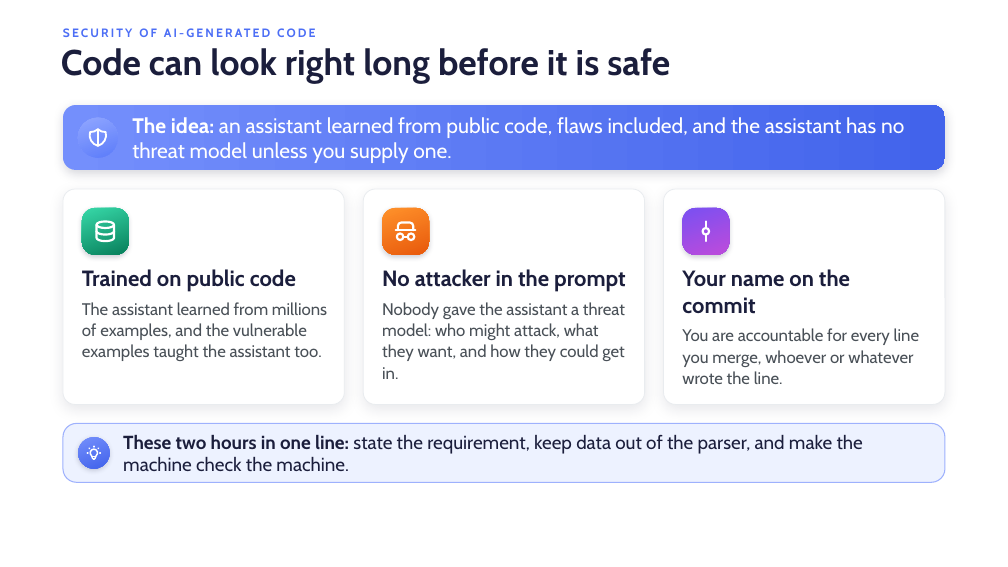
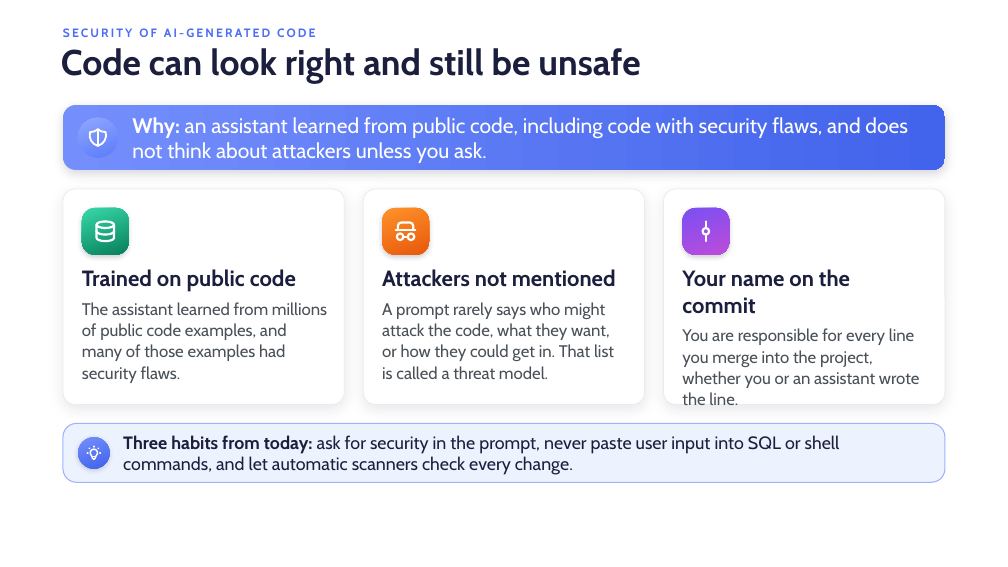
Before and after one commit to danielcregg/ai-assisted-programming, a slide deck: slide 3 of lectures-and-labs/week08/security-lecture.pptx. Drawn at 1008x567 pixels with LibreOffice and Linux fonts; fonts in the diff are those of the drawing; background and template pictures are left out. Boxes give left, top, right and bottom in pixels: in the first picture for what was removed or moved away, otherwise in the second. Text is boxed around its words. In the diff, an @@ line names an element or a change of style, - is before the commit and + after.

```diff
--- a/lectures-and-labs/week08/security-lecture.pptx
+++ b/lectures-and-labs/week08/security-lecture.pptx
@@ title at bbox=[61, 48, 640, 83]: text changed @@
-Code can look right long before it is safe
+Code can look right and still be unsafe
@@ text at bbox=[132, 117, 908, 163]: text changed @@
-The idea: an assistant learned from public code, flaws included, and the assistant has no threat model unless you supply one.
+Why: an assistant learned from public code, including code with security flaws, and does not think about attackers unless you ask.
@@ text at bbox=[382, 269, 616, 379]: text changed @@
-No attacker in the prompt
-Nobody gave the assistant a threat model: who might attack, what they want, and how they could get in.
+Attackers not mentioned
+A prompt rarely says who might attack the code, what they want, or how they could get in. That list is called a threat model.
@@ text at bbox=[82, 302, 327, 383]: text changed @@
-The assistant learned from millions of examples, and the vulnerable examples taught the assistant too.
+The assistant learned from millions of public code examples, and many of those examples had security flaws.
@@ text at bbox=[682, 328, 920, 405]: text changed @@
-You are accountable for every line you merge, whoever or whatever wrote the line.
+You are responsible for every line you merge into the project, whether you or an assistant wrote the line.
@@ text at bbox=[123, 435, 840, 475]: text changed; size 18 to 17 pt @@
-These two hours in one line: state the requirement, keep data out of the parser, and make the machine check the machine.
+Three habits from today: ask for security in the prompt, never paste user input into SQL or shell commands, and let automatic scanners check every change.
```
Also in this commit, not shown: 51 other slides changed, 1 other file.
